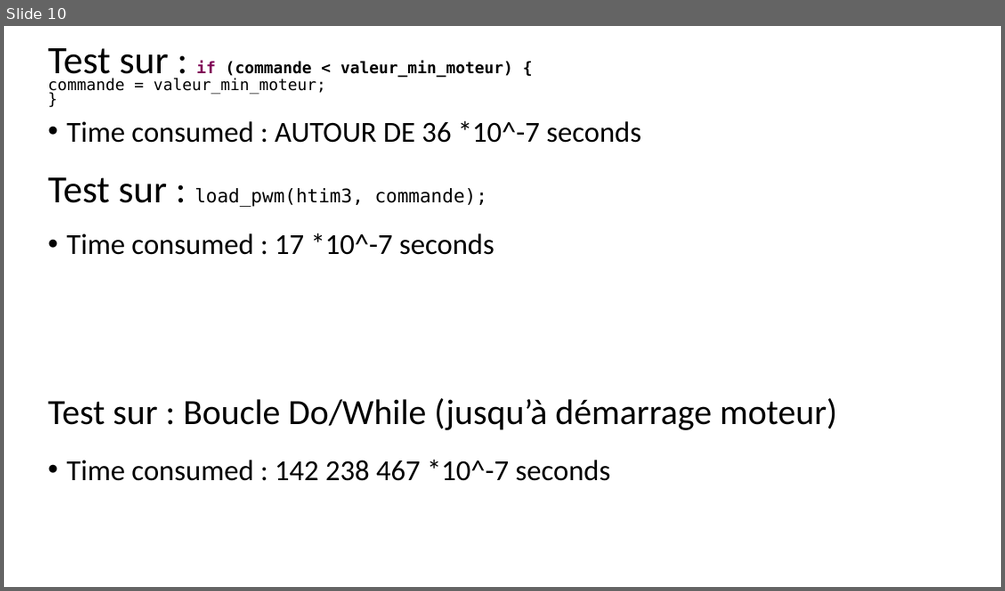
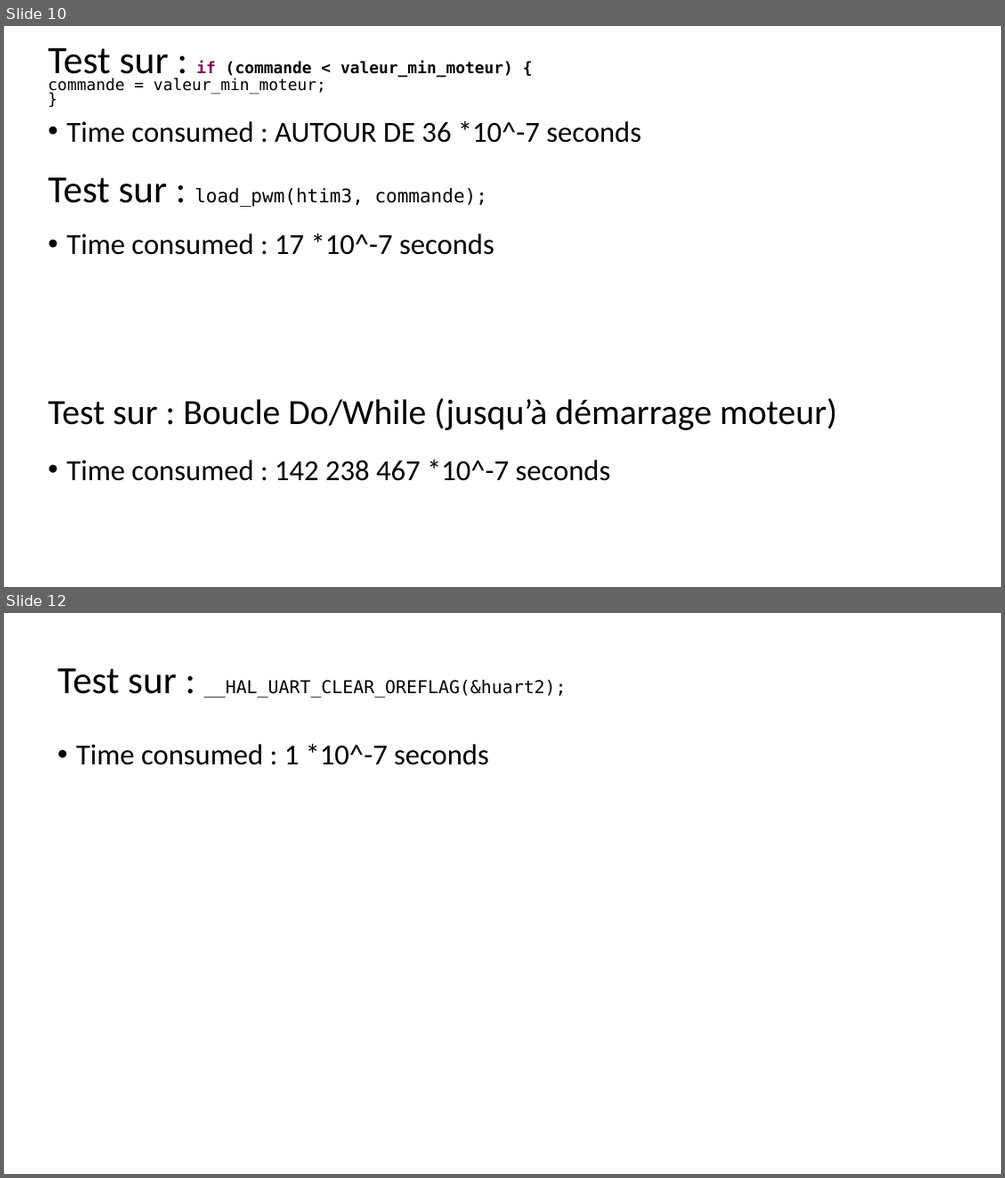
Before and after one commit to InnovationLab-EFREIParis/Stage_1DOF_DroneBench, a slide deck: 01_doc/Presentations/Courte présentation des résultats du compteur - 28_11_22.pptx. Shown one above the other, each under a label of ours: slide 10 before the commit, slides 10 and 12 after it; the slides between them are not shown. The pictures are 1005x591 and 1005x1178 pixels, drawn with LibreOffice and Linux fonts; fonts in the diff are those of the drawing. Boxes give left, top, right and bottom in pixels: in the first picture for what was removed or moved away, otherwise in the second. Text is boxed around its words. In the diff, an @@ line names an element or a change of style, - is before the commit and + after.

```diff
--- a/01_doc/Presentations/Courte présentation des résultats du compteur - 28_11_22.pptx
+++ b/01_doc/Presentations/Courte présentation des résultats du compteur - 28_11_22.pptx
@@ slide 12 added at (x1=4, y1=613, x2=1001, y2=1174), background #FFFFFF @@
@@ text added at (x1=57, y1=668, x2=566, y2=698), 17 pt, text #000000 @@
+Test sur : __HAL_UART_CLEAR_OREFLAG(&huart2);
@@ text added at (x1=76, y1=743, x2=489, y2=765), 28 pt, text #000000 @@
+• Time consumed : 1 *10^-7 seconds
```
Also in this commit, not shown: 2 other slides added, 15 other files.
